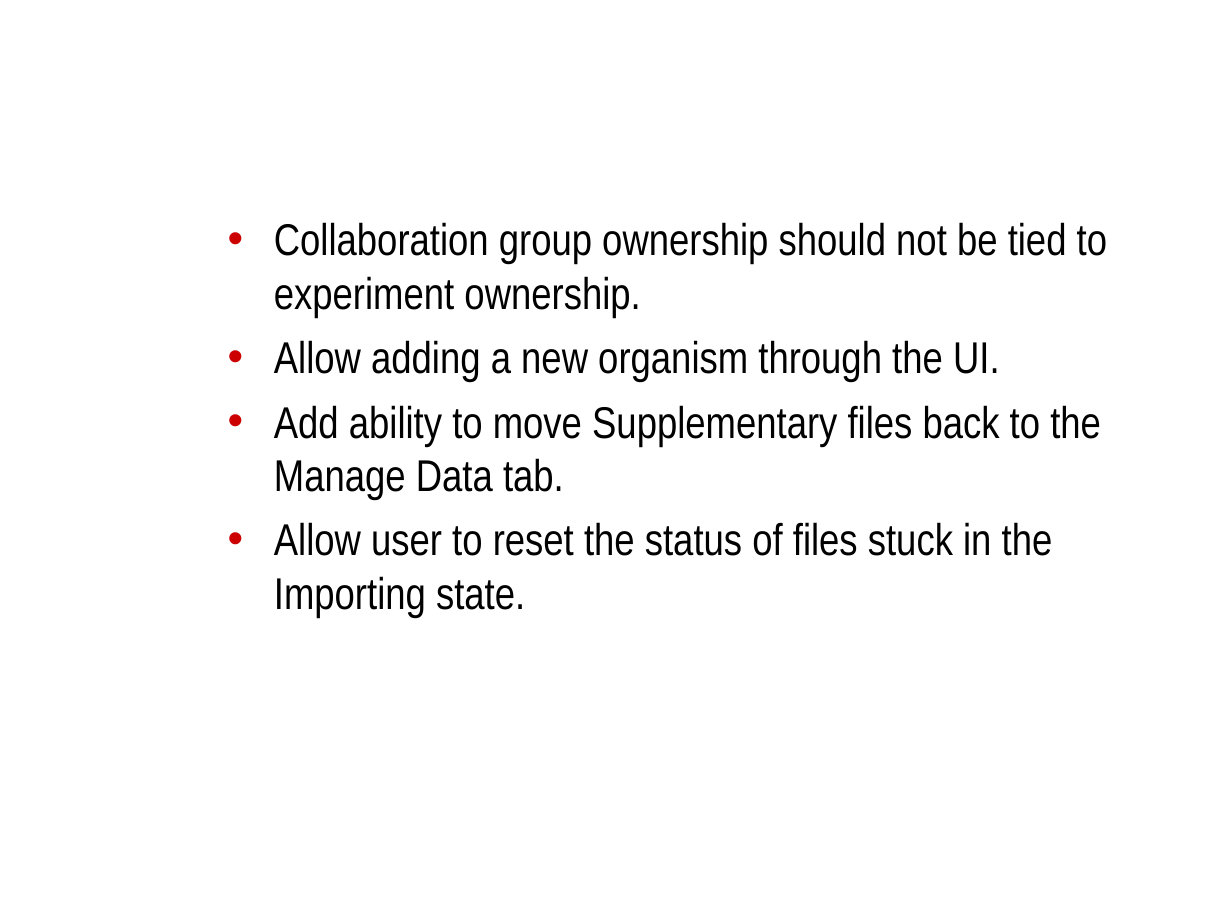
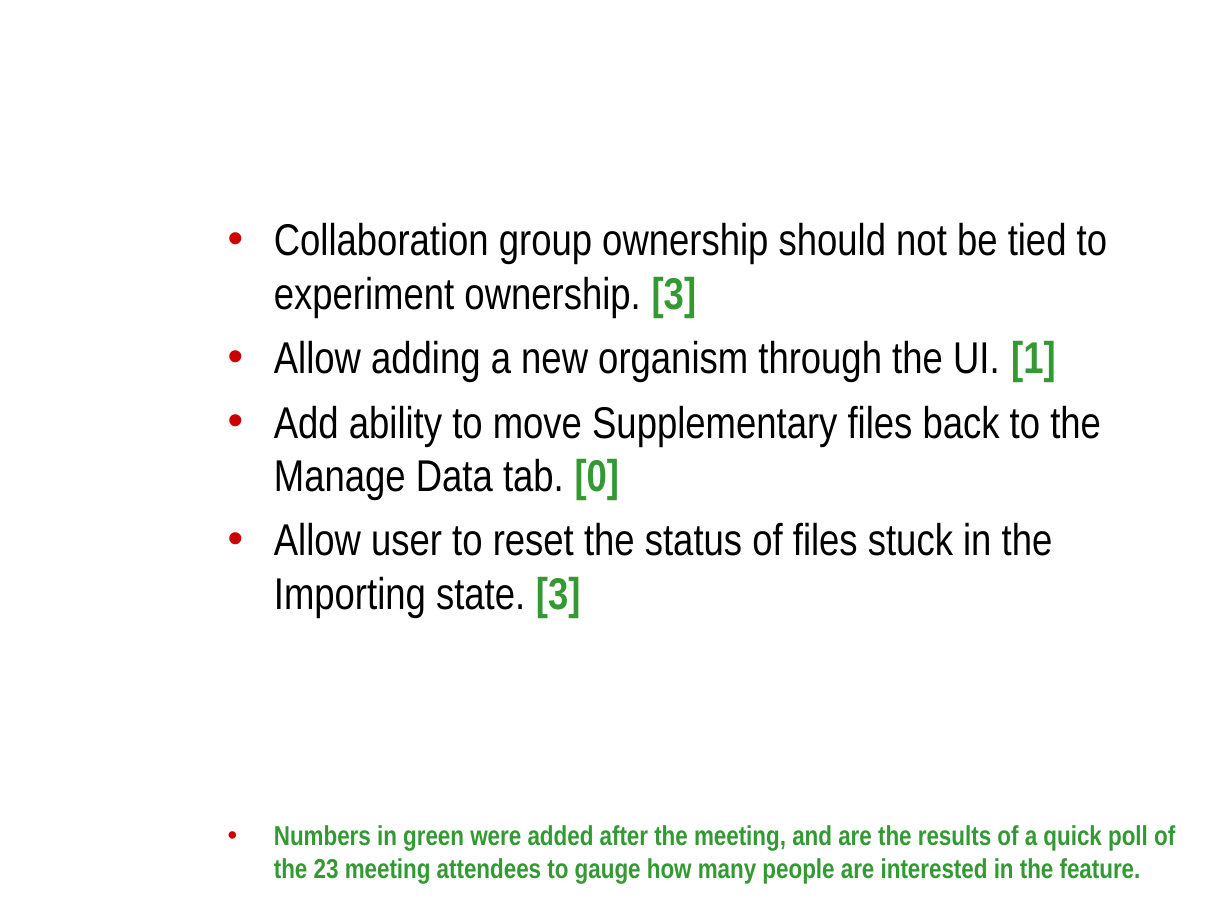
Before and after one commit to NCIP/caarray-docs, a slide deck: slide 12 of project_management/open_meetings/caArray User Community Meeting 2009.06.03.ppt. Drawn at 1232x924 pixels with LibreOffice and Linux fonts; fonts in the diff are those of the drawing; background and template pictures are left out. Boxes give left, top, right and bottom in pixels: in the first picture for what was removed or moved away, otherwise in the second. Text is boxed around its words. In the diff, an @@ line names an element or a change of style, - is before the commit and + after.

Commit message:
User Community presentation annotated with feedback re: feature priority. Also includes Zhong's additions.

```diff
--- a/project_management/open_meetings/caArray User Community Meeting 2009.06.03.ppt
+++ b/project_management/open_meetings/caArray User Community Meeting 2009.06.03.ppt
@@ text at (274,222,1175,883): text changed @@
-• Collaboration group ownership should not be tied to experiment ownership.
-• Allow adding a new organism through the UI.
-• Add ability to move Supplementary files back to the Manage Data tab.
-• Allow user to reset the status of files stuck in the Importing state.
+• Collaboration group ownership should not be tied to experiment ownership. [3]
+• Allow adding a new organism through the UI. [1]
+• Add ability to move Supplementary files back to the Manage Data tab. [0]
+• Allow user to reset the status of files stuck in the Importing state. [3]
+• Numbers in green were added after the meeting, and are the results of a quick poll of the 23 meeting attendees to gauge how many people are interested in the feature.
```
Also in this commit, not shown: 2 other slides changed.
